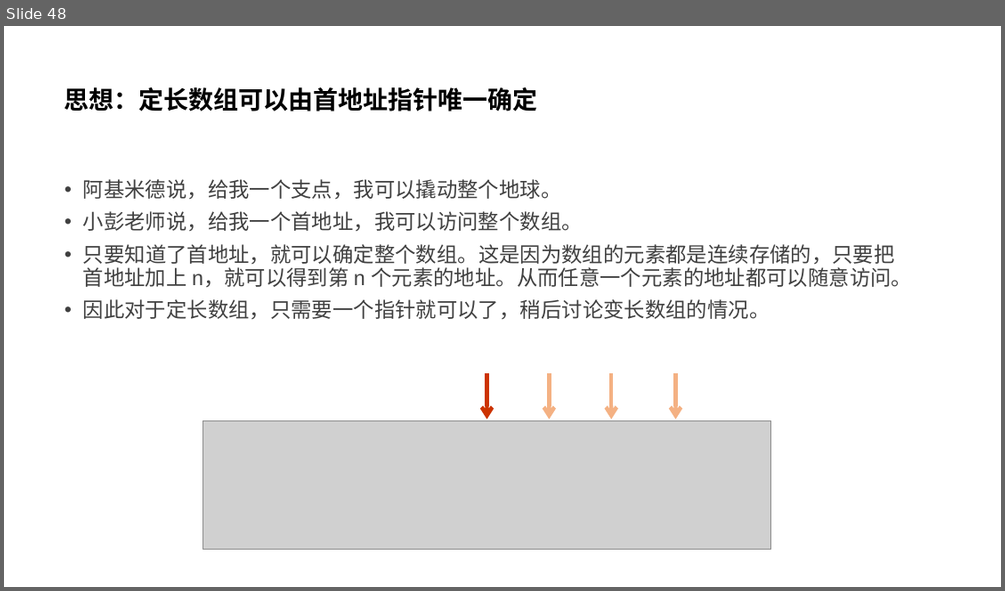
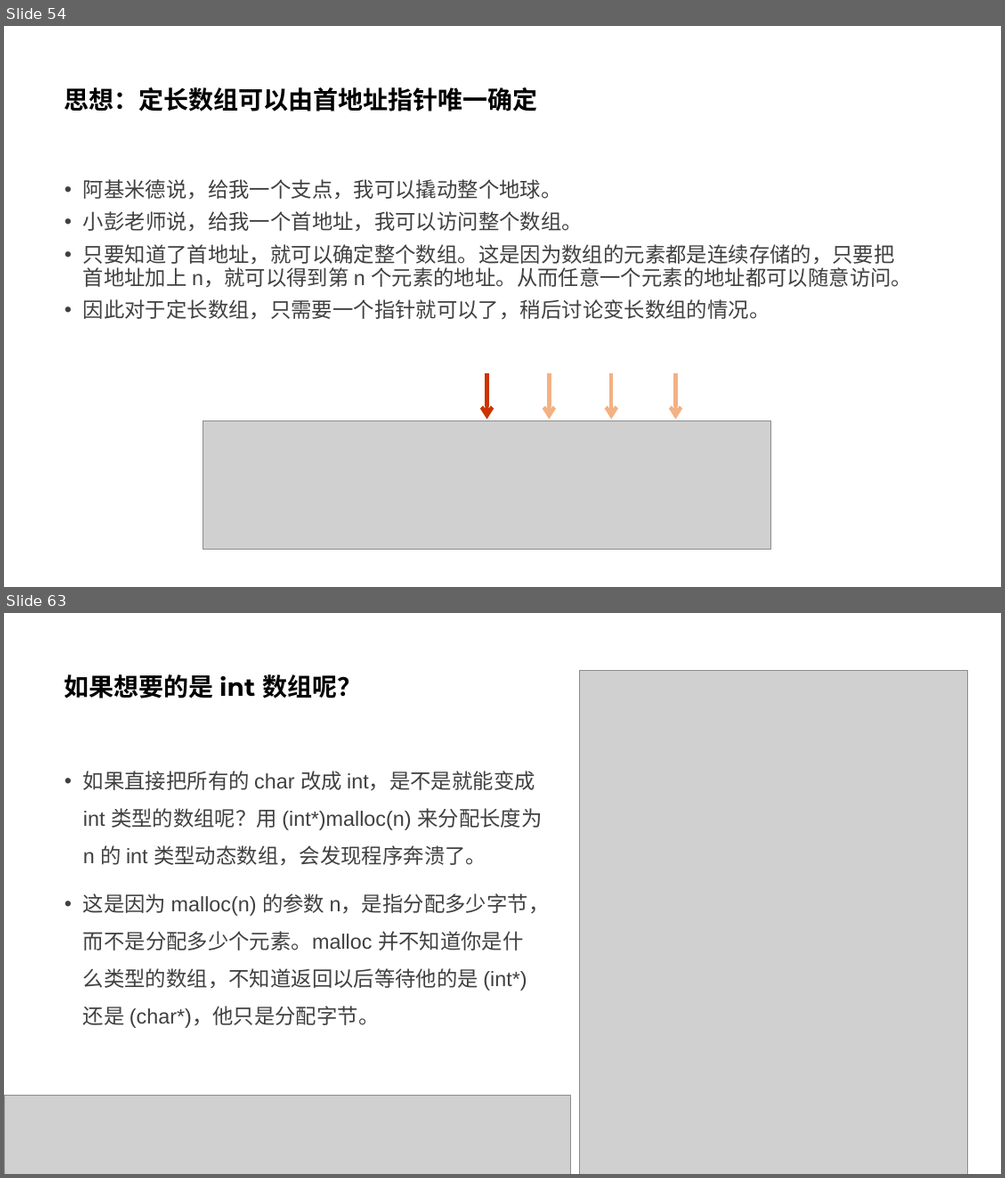
Before and after one commit to parallel101/course, a slide deck: 12/slides.pptx. Shown one above the other, each under a label of ours: slide 48 before the commit, slides 54 and 63 after it; the slides between them are not shown. The pictures are 1005x591 and 1005x1178 pixels, drawn with LibreOffice and Linux fonts; fonts in the diff are those of the drawing; grey boxes stand for pictures. Boxes give left, top, right and bottom in pixels: in the first picture for what was removed or moved away, otherwise in the second. Text is boxed around its words. In the diff, an @@ line names an element or a change of style, - is before the commit and + after.

```diff
--- a/12/slides.pptx
+++ b/12/slides.pptx
@@ slide 63 added at (4, 613, 1001, 1174), background #FFFFFF @@
@@ title added at (65, 674, 362, 698), 24 pt, text #000000, bold @@
+如果想要的是 int 数组呢？
@@ picture added at (580, 671, 968, 1174) @@
@@ text added at (83, 771, 550, 1028), 20 pt, text #404040 @@
+• 如果直接把所有的 char 改成 int，是不是就能变成 int 类型的数组呢？用 (int*)malloc(n) 来分配长度为 n 的 int 类型动态数组，会发现程序奔溃了。
+• 这是因为 malloc(n) 的参数 n，是指分配多少字节，而不是分配多少个元素。malloc 并不知道你是什么类型的数组，不知道返回以后等待他的是 (int*) 还是 (char*)，他只是分配字节。
@@ picture added at (4, 1095, 570, 1174) @@
@@ what was slide 48 is now slide 54 @@
```
Also in this commit, not shown: 4 slides changed, 36 other slides added, 44 other files.
